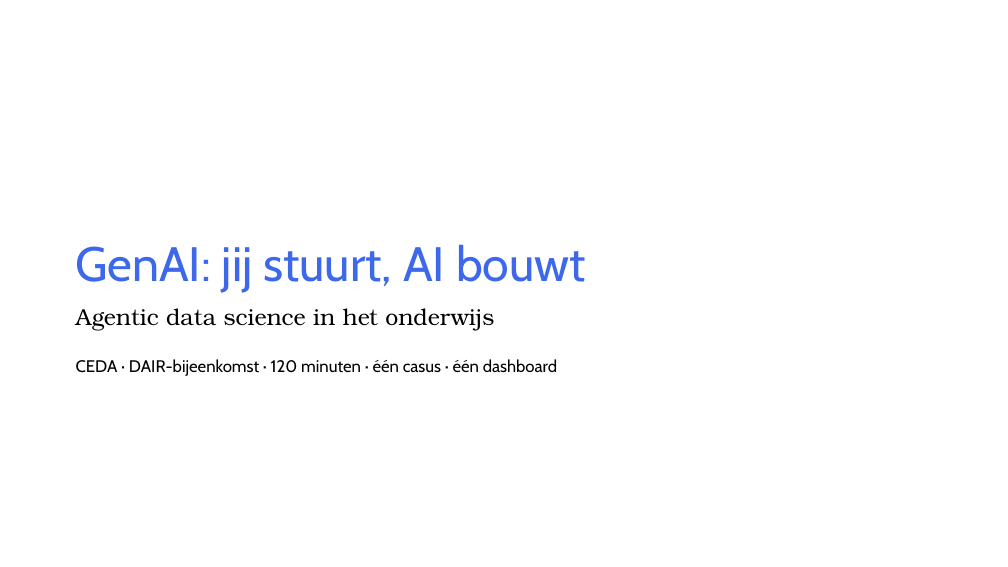
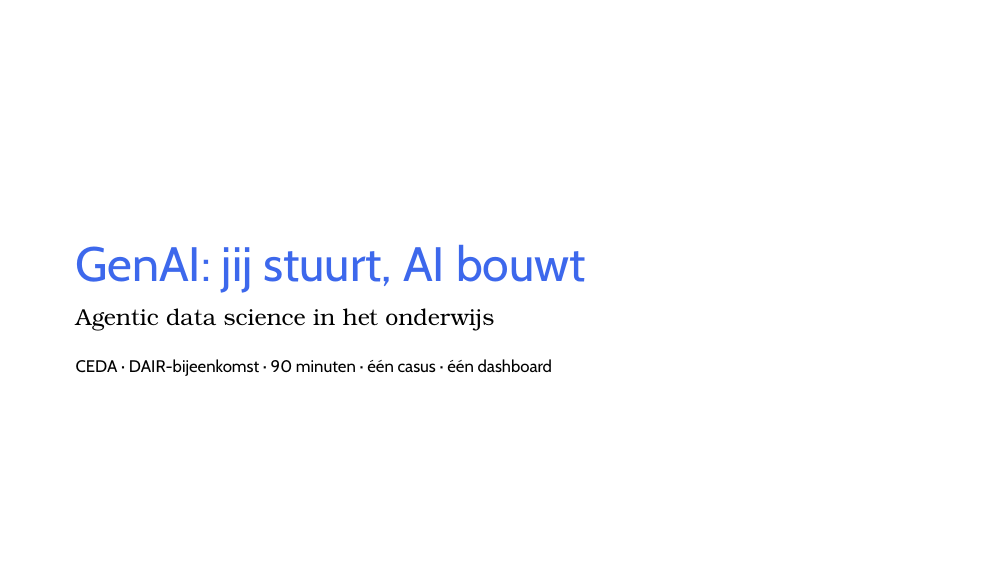
Before and after one commit to cedanl/clidev-presentaties, a slide deck: slide 1 of exports/261005_workshop_rad_uitvoering.pptx. Drawn at 1008x567 pixels with LibreOffice and Linux fonts; fonts in the diff are those of the drawing; background and template pictures are left out. Boxes give left, top, right and bottom in pixels: in the first picture for what was removed or moved away, otherwise in the second. Text is boxed around its words. In the diff, an @@ line names an element or a change of style, - is before the commit and + after.

```diff
--- a/exports/261005_workshop_rad_uitvoering.pptx
+++ b/exports/261005_workshop_rad_uitvoering.pptx
@@ text at bbox=[76, 359, 552, 376]: text changed @@
-CEDA · DAIR-bijeenkomst · 120 minuten · één casus · één dashboard
+CEDA · DAIR-bijeenkomst · 90 minuten · één casus · één dashboard
```
Also in this commit, not shown: 12 other slides changed, 1 other file.
